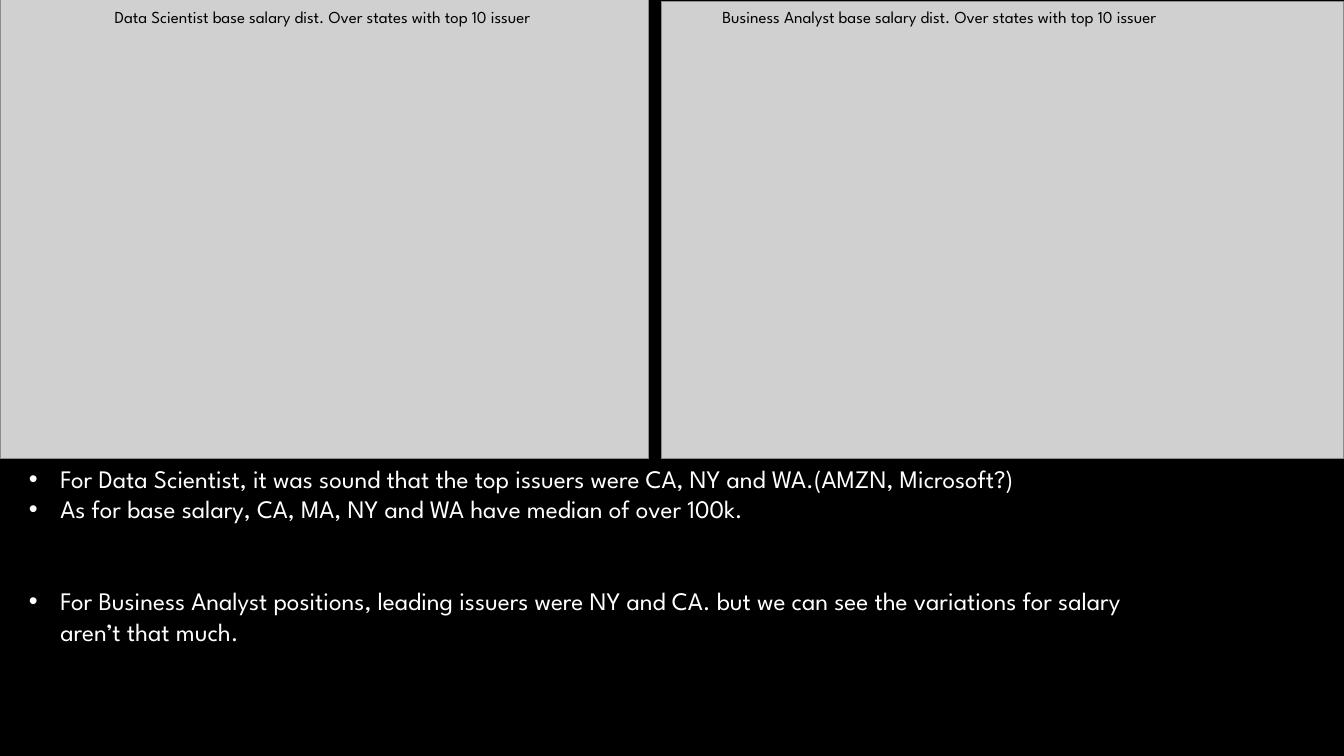
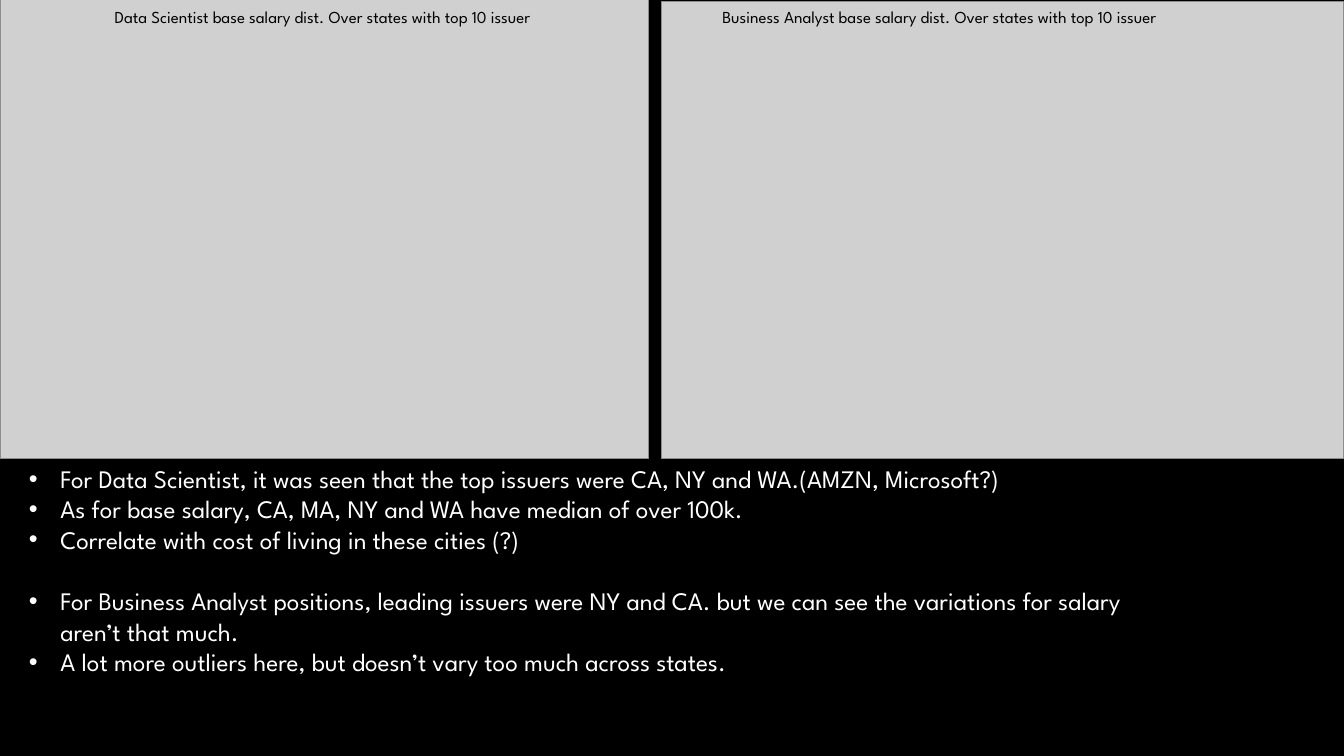
Before and after one commit to haroonaamash/H1B-webscraping, a slide deck: slide 5 of H1B NYCDSA.pptx. Drawn at 1344x756 pixels with LibreOffice and Linux fonts; fonts in the diff are those of the drawing; grey boxes stand for pictures; background and template pictures are left out. Boxes give left, top, right and bottom in pixels: in the first picture for what was removed or moved away, otherwise in the second. Text is boxed around its words. In the diff, an @@ line names an element or a change of style, - is before the commit and + after.

```diff
--- a/H1B NYCDSA.pptx
+++ b/H1B NYCDSA.pptx
@@ text at (60, 470, 999, 494): text changed @@
-• For Data Scientist, it was sound that the top issuers were CA, NY and WA.(AMZN, Microsoft?)
+• For Data Scientist, it was seen that the top issuers were CA, NY and WA.(AMZN, Microsoft?)
@@ text at (60, 523, 486, 555): paragraph added @@
+• Correlate with cost of living in these cities (?)
@@ text at (60, 653, 725, 677): paragraph added @@
+• A lot more outliers here, but doesn’t vary too much across states.
```
Also in this commit, not shown: 1 other slide changed, 1 other file.
